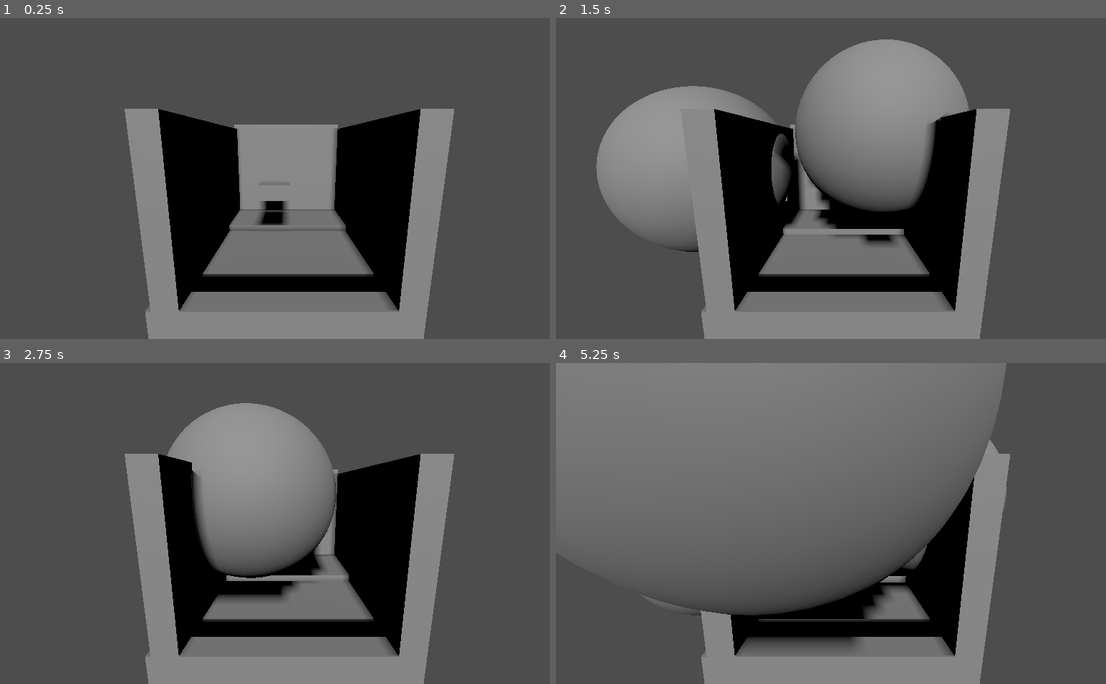
Above: before the commit, frames 1-4 (two rows, left to right).
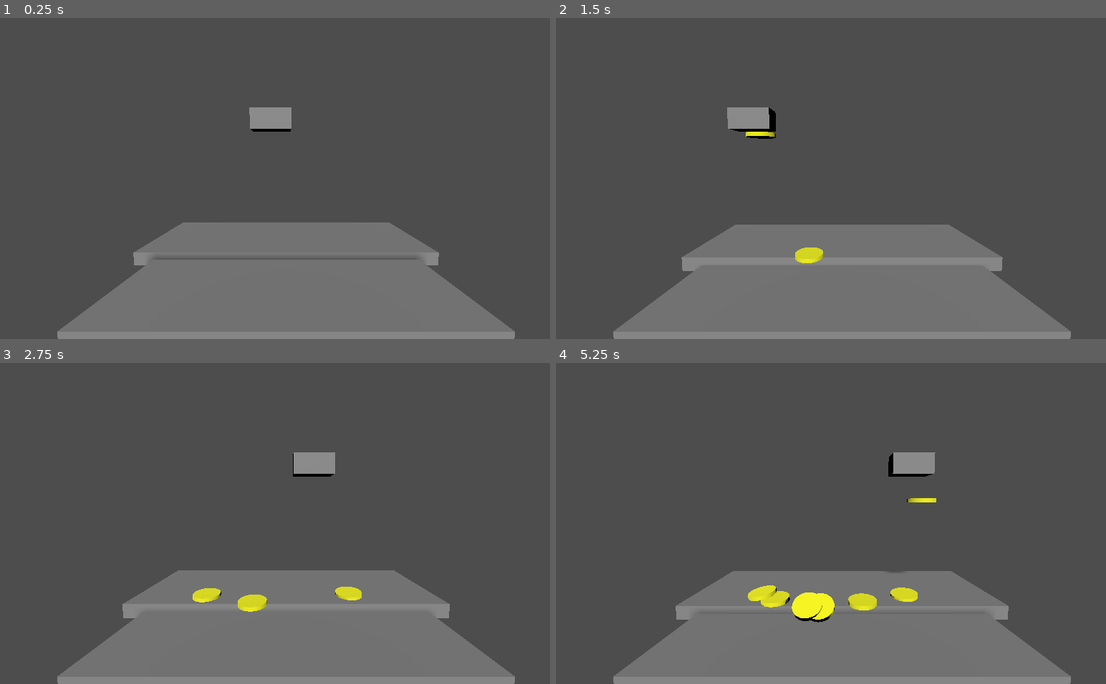
Above: after the commit, the same moments.

Repository: NIT-Tomakomai-2024J/BombCrush
Game: Godot game, scene res://main.tscn
Two runs of this game, one before a commit and one after it. Both use one fixed random seed, a clock stepped at 60 frames per second and the inputs below.
Inputs:
- Up to frame 1 (0.25 s): no input
- Up to frame 2 (1.5 s): hold Space (drop) 0.53-1.28 s; tap Space (drop) at 1.35 s
- Up to frame 3 (2.75 s): hold Space (drop) from 2.03 s (still down)
- Up to frame 4 (5.25 s): release Space (drop) at 2.78 s; tap Space (drop) at 2.85, 4.35 s; hold Space (drop) 3.53-4.28 s; hold Space (drop) from 5.03 s (still down)

The runs differ from the first frame. In frame 1, 29% of the frame differs, in the area x 10-94%, y 27-100%; in frame 2, 40%; in frame 3, 33%; in frame 4, 56%, in the area x 0-94%, y 0-100%.
Error before the commit: Cannot call method 'create_timer' on a null value. (res://Scripts/bombBehavior.gd:21)

Commit message:
終了処理を実装.

Diff:
--- a/bomb.tscn
+++ b/Resources/bomb.tscn
@@ -10,9 +10,11 @@
 radius = 1.0
 
 [node name="RigidBody3D" type="RigidBody3D"]
+collision_mask = 7
 script = ExtResource("1_573fp")
 
 [node name="CollisionShape3D" type="CollisionShape3D" parent="."]
+transform = Transform3D(0.1, 0, 0, 0, 0.1, 0, 0, 0, 0.1, 0, 0, 0)
 shape = SubResource("SphereShape3D_j810f")
 
 [node name="MeshInstance3D" type="MeshInstance3D" parent="CollisionShape3D"]
@@ -24,3 +26,8 @@
 shape = SubResource("SphereShape3D_4fn8o")
 
 [node name="Timer" type="Timer" parent="."]
+wait_time = 2.9999999999999996
+one_shot = true
+autostart = true
+
+[connection signal="timeout" from="Timer" to="." method="bomb"]
--- a/medal.tscn
+++ b/Resources/medal.tscn
@@ -7,8 +7,8 @@
 
 [sub_resource type="CylinderShape3D" id="CylinderShape3D_o7uyf"]
 margin = 1.625
-height = 0.01
-radius = 0.04
+height = 0.02
+radius = 0.07
 
 [sub_resource type="StandardMaterial3D" id="StandardMaterial3D_4ffhn"]
 vertex_color_use_as_albedo = true
@@ -16,9 +16,9 @@
 
 [sub_resource type="CylinderMesh" id="CylinderMesh_3fdyl"]
 material = SubResource("StandardMaterial3D_4ffhn")
-top_radius = 0.04
-bottom_radius = 0.04
-height = 0.01
+top_radius = 0.07
+bottom_radius = 0.07
+height = 0.02
 
 [node name="medal" type="RigidBody3D"]
 collision_layer = 4
--- a/Scripts/AbstractFallingObject.gd
+++ b/Scripts/AbstractFallingObject.gd
@@ -1,13 +1,12 @@
 @abstract class_name AbstractFallingObject extends RigidBody3D
 var target_velocity = Vector3.ZERO
 var force = Vector3.ZERO
-@onready
-var node = get_node("../FallingArea")
+#@onready var node = get_node("../FallingArea")
 
 func bombed(bombPosition: Vector3) -> void:
 	force = global_position - bombPosition
 	force = force.normalized()
-	apply_impulse(force * 10, Vector3.ZERO)  # Apply force to the object
+	apply_impulse(force * 2.3, Vector3.ZERO)  # Apply force to the object
 
 #func _ready():
 	#node.area_entered.connect(_falling)
--- a/Scripts/bombBehavior.gd
+++ b/Scripts/bombBehavior.gd
@@ -1,21 +1,17 @@
 extends "res://Scripts/AbstractFallingObject.gd"
 
 
-@onready var explosion_area
+@onready var explosion_area = $Area3D
+
 func _falling():
 	print("Falling...")
 	queue_free()
 
 func bomb():
 	print("BOOM!")
-	explosion_area = Area3D.new()
-	add_child(explosion_area)
 	if explosion_area == null:
 		print("Area3D node not found!")
 		return
 	for body in explosion_area.get_overlapping_bodies():
 		if body is AbstractFallingObject:
 			body.bombed(global_position)
-
-func _init() -> void:
-	get_tree().create_timer(10).timeout.connect(bomb)
--- a/Scripts/planeBehavior.gd
+++ b/Scripts/planeBehavior.gd
@@ -27,5 +27,8 @@
 	if event.is_action_pressed("drop"):
 		print("Dropping medal")
 		medal = medal_scene.instantiate()
+		get_node("..").add_child(medal)
 		medal.global_position = global_position
-		get_node("..").add_child(medal)
+	if event.is_action_pressed("exit"):
+		get_tree().root.propagate_notification(NOTIFICATION_WM_CLOSE_REQUEST)
+		get_tree().quit()
--- a/main.tscn
+++ b/main.tscn
@@ -1,21 +1,15 @@
-[gd_scene load_steps=18 format=3 uid="uid://b53v8a7mhfm0g"]
+[gd_scene load_steps=10 format=3 uid="uid://b53v8a7mhfm0g"]
 
 [ext_resource type="Script" uid="uid://vo6sbvar0kto" path="res://Scripts/planeBehavior.gd" id="1_ig7tw"]
 [ext_resource type="Script" uid="uid://q1lhtxpso7je" path="res://Scripts/pusherBehavior.gd" id="2_0xm2m"]
-[ext_resource type="PackedScene" uid="uid://3jydhyswfg3s" path="res://bomb.tscn" id="2_h2yge"]
+[ext_resource type="PackedScene" uid="uid://dt0ojg5lmad3i" path="res://Resources/medal.tscn" id="2_h2yge"]
 
 [sub_resource type="BoxShape3D" id="BoxShape3D_7dm0k"]
 resource_name = "ground"
-size = Vector3(0.8, 0.27, 0.8)
+size = Vector3(0.8, 0.27, 1.4)
 
 [sub_resource type="BoxMesh" id="BoxMesh_7dm0k"]
-size = Vector3(0.8, 0.25, 0.8)
-
-[sub_resource type="BoxShape3D" id="BoxShape3D_lquwl"]
-size = Vector3(0.1, 0.27, 0.8)
-
-[sub_resource type="BoxMesh" id="BoxMesh_7mycd"]
-size = Vector3(0.1, 0.25, 1)
+size = Vector3(0.8, 0.25, 1.4)
 
 [sub_resource type="BoxShape3D" id="BoxShape3D_ig7tw"]
 size = Vector3(0.1, 0.1, 0.2)
@@ -24,27 +18,10 @@
 size = Vector3(0.1, 0.1, 0.2)
 
 [sub_resource type="BoxShape3D" id="BoxShape3D_h2yge"]
-size = Vector3(0.56, 0.09, 0.8)
+size = Vector3(0.56, 0.09, 1.6)
 
 [sub_resource type="BoxMesh" id="BoxMesh_1bvp3"]
-size = Vector3(0.54, 0.07, 0.8)
-
-[sub_resource type="BoxShape3D" id="BoxShape3D_7mycd"]
-size = Vector3(0.05, 0.05, 0.8)
-
-[sub_resource type="BoxShape3D" id="BoxShape3D_1bvp3"]
-size = Vector3(0.09, 1, 0.8)
-
-[sub_resource type="BoxMesh" id="BoxMesh_lquwl"]
-size = Vector3(0.05, 1, 0.8)
-
-[sub_resource type="BoxMesh" id="BoxMesh_h2yge"]
-
-[sub_resource type="BoxShape3D" id="BoxShape3D_0xm2m"]
-size = Vector3(1.2, 1, 0.25)
-
-[sub_resource type="BoxMesh" id="BoxMesh_ig7tw"]
-size = Vector3(1.232, 1, 0.1)
+size = Vector3(0.54, 0.07, 1.6)
 
 [node name="Node3D" type="Node3D"]
 
@@ -60,22 +37,15 @@
 mesh = SubResource("BoxMesh_7dm0k")
 skeleton = NodePath("../..")
 
-[node name="DeadZone" type="CollisionShape3D" parent="Ground"]
-transform = Transform3D(1, 0, 0, 0, 1, 0, 0, 0, 1, -0.566002, 0.15, 0)
-shape = SubResource("BoxShape3D_lquwl")
-
-[node name="MeshInstance3D" type="MeshInstance3D" parent="Ground/DeadZone"]
-mesh = SubResource("BoxMesh_7mycd")
-
 [node name="Camera3D" type="Camera3D" parent="."]
-transform = Transform3D(-4.37114e-08, 0.173648, -0.984807, 0, 0.984807, 0.173648, 1, 7.5904e-09, -4.30473e-08, -1.265, 0.869, 0)
+transform = Transform3D(-4.371139e-08, 0.08715574, -0.9961947, 0, 0.9961947, 0.08715574, 1, 3.8096983e-09, -4.3545054e-08, -0.997, 0.798, 0)
 
 [node name="DirectionalLight3D" type="DirectionalLight3D" parent="."]
 transform = Transform3D(-4.37114e-08, 0.580703, -0.814116, 0, 0.814116, 0.580703, 1, 2.53833e-08, -3.55861e-08, 0, 0.945, 0)
 shadow_enabled = true
 
 [node name="Plane" type="CharacterBody3D" parent="."]
-transform = Transform3D(1, 0, 0, 0, 1, 0, 0, 0, 1, 0.08, 0.545, 0)
+transform = Transform3D(1, 0, 0, 0, 1, 0, 0, 0, 1, 0.08, 1, 0)
 collision_layer = 0
 collision_mask = 0
 script = ExtResource("1_ig7tw")
@@ -105,50 +75,7 @@
 mesh = SubResource("BoxMesh_1bvp3")
 skeleton = NodePath("../..")
 
-[node name="CollisionShape3D2" type="CollisionShape3D" parent="Pusher"]
-transform = Transform3D(0.70710677, -0.70710677, 0, 0.70710677, 0.70710677, 0, 0, 0, 1, -0.445, 0, 0)
-shape = SubResource("BoxShape3D_7mycd")
-
 [node name="walls" type="StaticBody3D" parent="."]
 transform = Transform3D(1, 0, 0, 0, 1, 0, 0, 0, 1, 0.425, 0.5, 0)
 collision_layer = 2
 collision_mask = 4
-
-[node name="Back" type="CollisionShape3D" parent="walls"]
-shape = SubResource("BoxShape3D_1bvp3")
-
-[node name="MeshInstance3D" type="MeshInstance3D" parent="walls/Back"]
-mesh = SubResource("BoxMesh_lquwl")
-
-[node name="SubViewport" type="SubViewport" parent="walls/Back"]
-
-[node name="Node2D" type="Node2D" parent="walls/Back/SubViewport"]
-
-[node name="MeshInstance2D" type="MeshInstance2D" parent="walls/Back/SubViewport/Node2D"]
-scale = Vector2(100, 100)
-mesh = SubResource("BoxMesh_h2yge")
-
-[node name="Camera2D" type="Camera2D" parent="walls/Back/SubViewport/Node2D"]
-
-[node name="Front" type="CollisionShape3D" parent="walls"]
-transform = Transform3D(1, 0, 0, 0, 1, 0, 0, 0, 1, -1.07, 0, 0)
-visible = false
-shape = SubResource("BoxShape3D_1bvp3")
-
-[node name="Right" type="CollisionShape3D" parent="walls"]
-transform = Transform3D(1, 0, 0, 0, 1, 0, 0, 0, 1, -0.425, -0.035, 0.5)
-shape = SubResource("BoxShape3D_0xm2m")
-
-[node name="MeshInstance3D2" type="MeshInstance3D" parent="walls/Right"]
-transform = Transform3D(1, 0, 0, 0, 1, 0, 0, 0, 1, 0, 0, -0.05)
-mesh = SubResource("BoxMesh_ig7tw")
-skeleton = NodePath("")
-
-[node name="Left" type="CollisionShape3D" parent="walls"]
-transform = Transform3D(1, 0, 0, 0, 1, 0, 0, 0, 1, -0.425, -0.035, -0.5)
-shape = SubResource("BoxShape3D_0xm2m")
-
-[node name="MeshInstance3D" type="MeshInstance3D" parent="walls/Left"]
-transform = Transform3D(1, 0, 0, 0, 1, 0, 0, 0, 1, 0, 0, 0.07)
-mesh = SubResource("BoxMesh_ig7tw")
-skeleton = NodePath("")
--- a/project.godot
+++ b/project.godot
@@ -14,6 +14,10 @@
 run/main_scene="uid://b53v8a7mhfm0g"
 config/features=PackedStringArray("4.5", "GL Compatibility")
 config/icon="res://icon.svg"
+
+[display]
+
+window/size/mode=3
 
 [input]
 
@@ -44,6 +48,11 @@
 "deadzone": 0.2,
 "events": []
 }
+exit={
+"deadzone": 0.2,
+"events": [Object(InputEventKey,"resource_local_to_scene":false,"resource_name":"","device":0,"window_id":0,"alt_pressed":false,"shift_pressed":false,"ctrl_pressed":false,"meta_pressed":false,"pressed":false,"keycode":0,"physical_keycode":4194305,"key_label":0,"unicode":0,"location":0,"echo":false,"script":null)
+]
+}
 
 [layer_names]
 
Not shown, added: Resources/medal.blend.import
Not shown, added: Resources/plane.blend.import
Not shown, added: Resources/table.blend.import
Not shown, added: Resources/medal.blend
Not shown, added: Resources/medal.blend1
Not shown, added: Resources/plane.blend
Not shown, added: Resources/plane.blend1
Not shown, added: Resources/table.blend
Not shown, added: Resources/table.blend1
